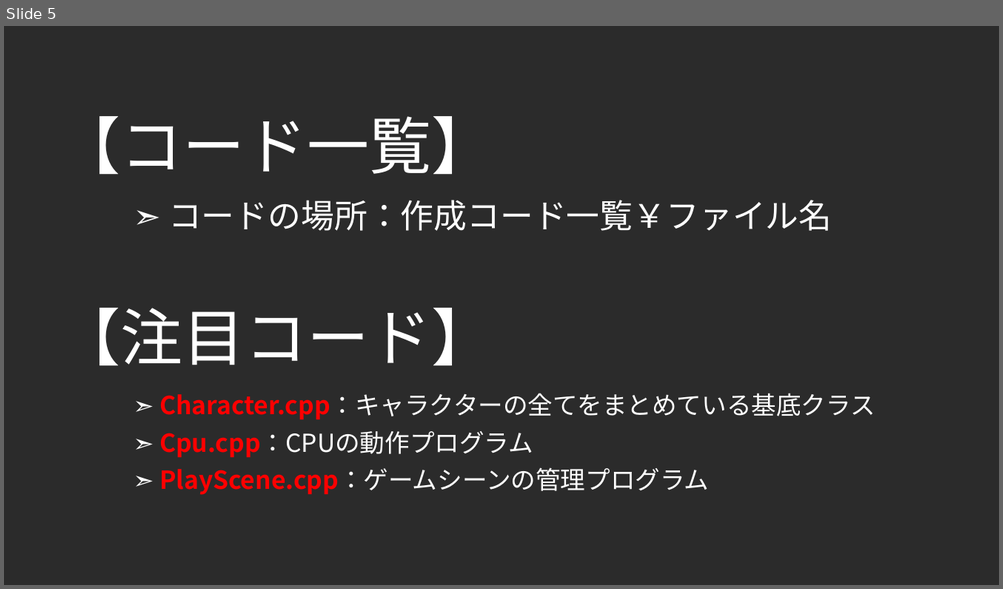
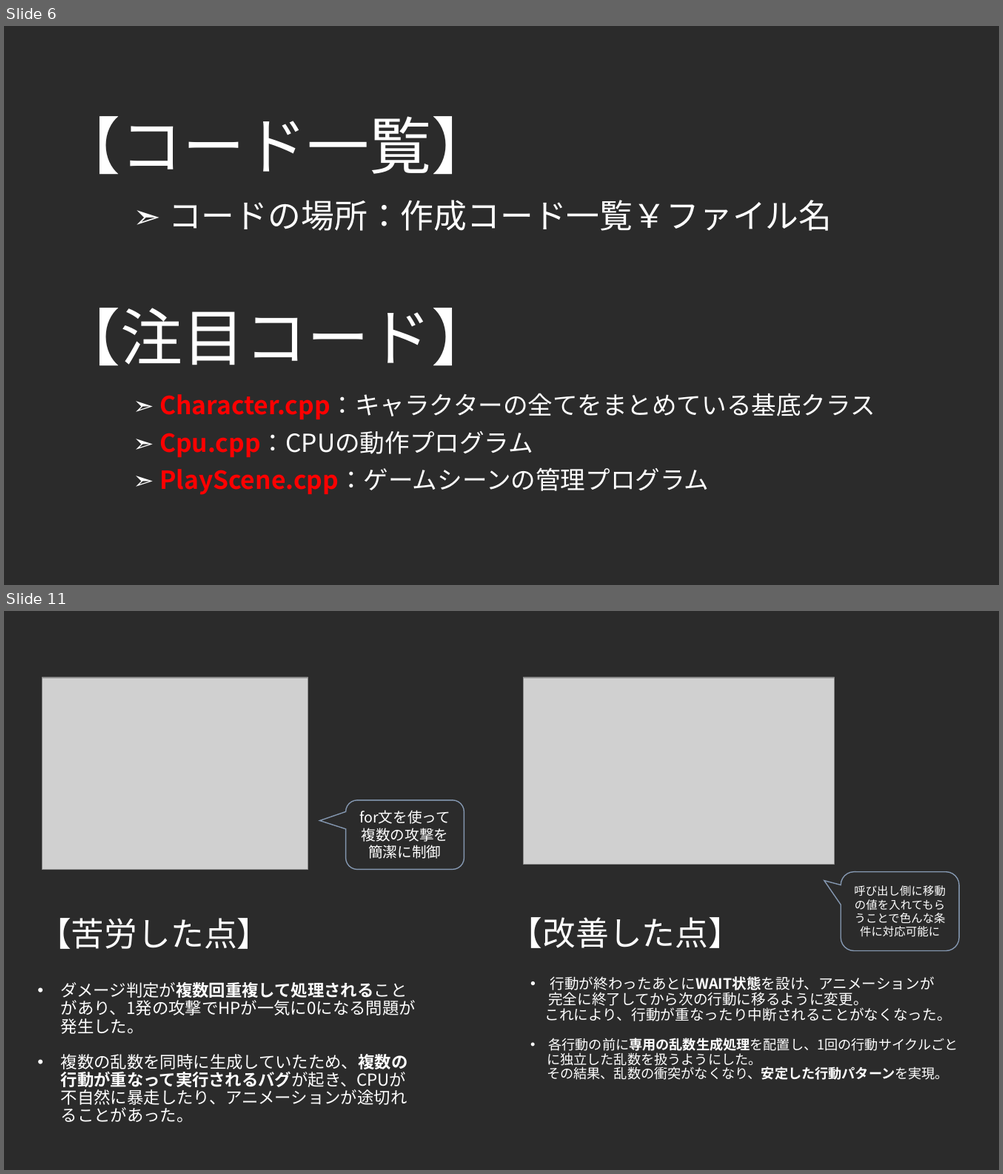
Before and after one commit to F0402Nishi/FightingGame, a slide deck: 仕様書.pptx. Shown one above the other, each under a label of ours: slide 5 before the commit, slides 6 and 11 after it; the slides between them are not shown. The pictures are 1003x589 and 1003x1174 pixels, drawn with LibreOffice and Linux fonts; fonts in the diff are those of the drawing; grey boxes stand for pictures; background and template pictures are left out; a plain dark background stands for a picture behind light text. Boxes give left, top, right and bottom in pixels: in the first picture for what was removed or moved away, otherwise in the second. Text is boxed around its words. In the diff, an @@ line names an element or a change of style, - is before the commit and + after.

```diff
--- a/仕様書.pptx
+++ b/仕様書.pptx
@@ slide 11 added at [4,611,999,1170], background picture (left out) @@
@@ picture added at [42,678,307,869] @@
@@ picture added at [523,678,834,864] @@
@@ rounded speech box added at [346,800,464,870], outline #8497B0 1 pt, 14 pt, text #FFFFFF @@
+for文を使って複数の攻撃を簡潔に制御
@@ rounded speech box added at [840,872,959,951], outline #8497B0 1 pt, 11 pt, text #FFFFFF @@
+呼び出し側に移動の値を入れてもらうことで色んな条件に対応可能に
@@ title added at [38,918,270,949], 32 pt, text #FFFFFF @@
+【苦労した点】
@@ text added at [509,917,742,948], 32 pt, text #FFFFFF @@
+【改善した点】
@@ text added at [61,982,415,1123], 16 pt, text #FFFFFF @@
+• ダメージ判定が複数回重複して処理されることがあり、1発の攻撃でHPが一気に0になる問題が発生した。
+• 複数の乱数を同時に生成していたため、複数の行動が重なって実行されるバグが起き、CPUが不自然に暴走したり、アニメーションが途切れることがあった。
@@ text added at [545,977,959,1080], 14 pt, text #FFFFFF @@
+• 行動が終わったあとにWAIT状態を設け、アニメーションが
+完全に終了してから次の行動に移るように変更。
+これにより、行動が重なったり中断されることがなくなった。
+• 各行動の前に専用の乱数生成処理を配置し、1回の行動サイクルごと
+に独立した乱数を扱うようにした。
+その結果、乱数の衝突がなくなり、安定した行動パターンを実現。
@@ what was slide 5 is now slide 6 @@
```
Also in this commit, not shown: 5 slides changed, 1 other slide added.
